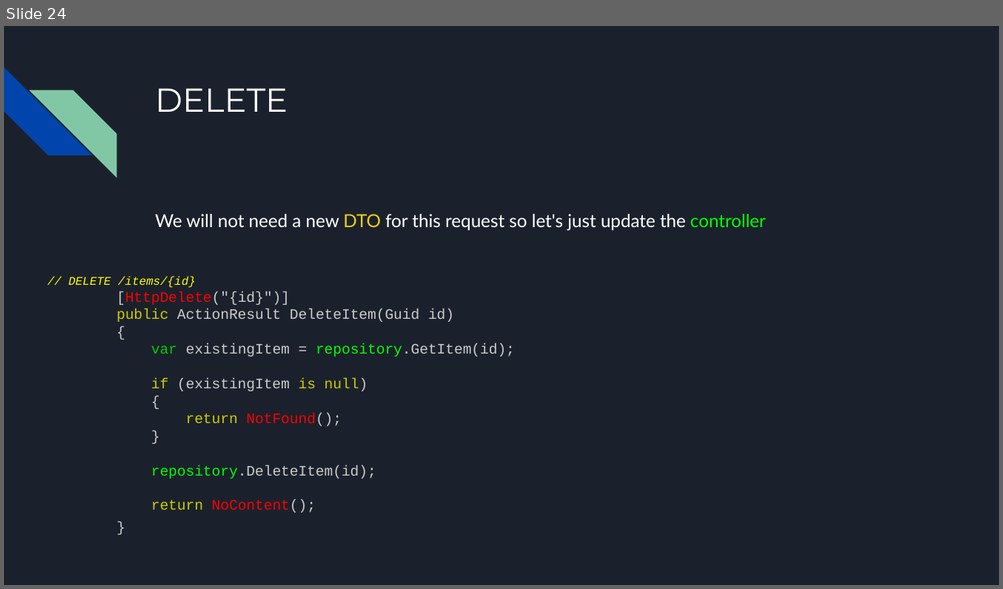
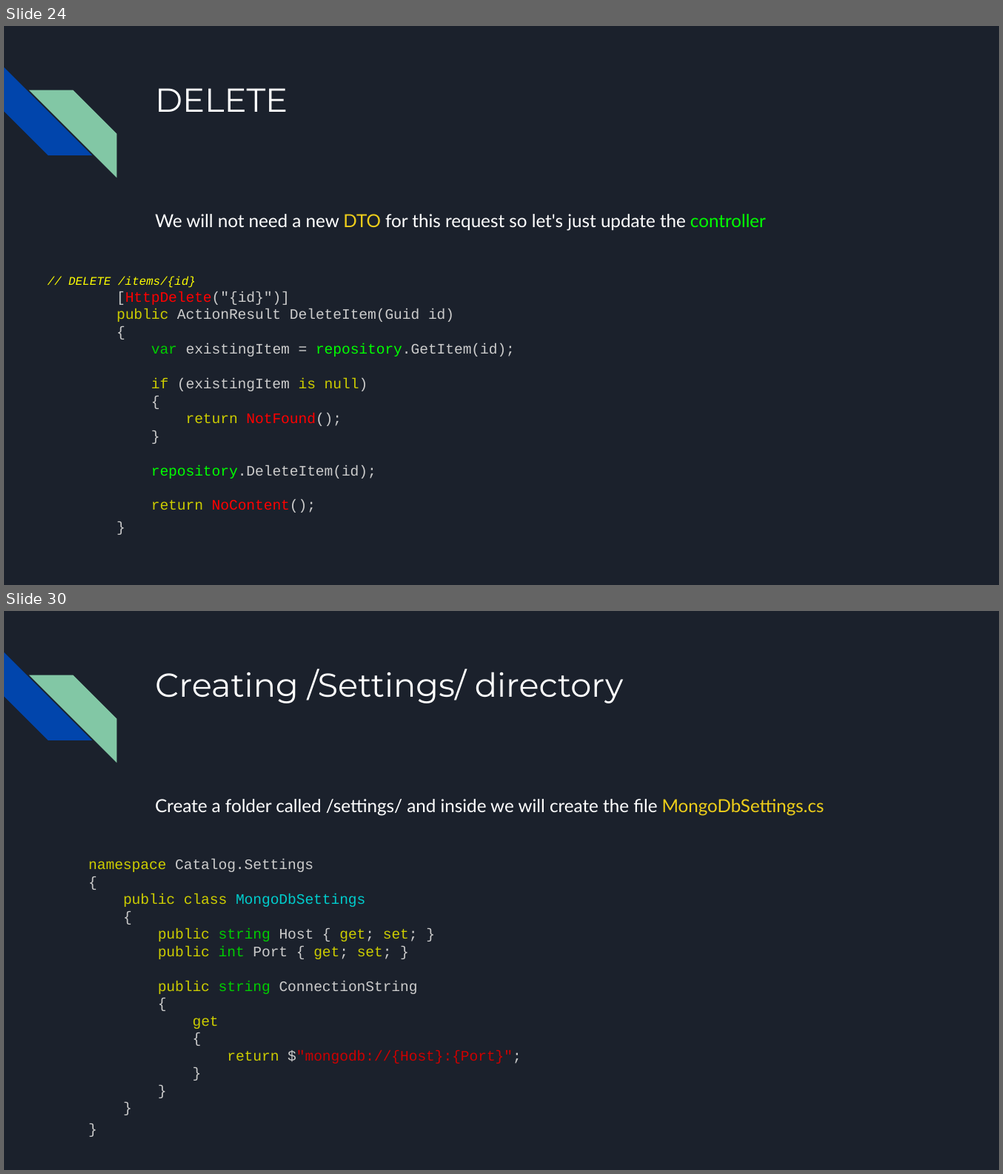
Before and after one commit to kek-Sec/ASP.net-REST-API-GUIDE, a slide deck: ASP.net REST API.pptx. Shown one above the other, each under a label of ours: slide 24 before the commit, slides 24 and 30 after it; the slides between them are not shown. The pictures are 1003x589 and 1003x1174 pixels, drawn with LibreOffice and Linux fonts; fonts in the diff are those of the drawing. Boxes give left, top, right and bottom in pixels: in the first picture for what was removed or moved away, otherwise in the second. Text is boxed around its words. In the diff, an @@ line names an element or a change of style, - is before the commit and + after.

Commit message:
MongoDB and persistance

```diff
--- a/ASP.net REST API.pptx
+++ b/ASP.net REST API.pptx
@@ slide 30 added at (4,611,999,1170), background #1B212C; not listed: 2 template elements that a slide beside it also shows @@
@@ title added at (155,669,623,703), 24 pt, text #FFFFFF @@
+Creating /Settings/ directory
@@ text added at (155,799,824,816), 13 pt, text #FFFFFF @@
+Create a folder called /settings/ and inside we will create the file MongoDbSettings.cs
@@ text added at (88,859,521,1064), 10.5 pt, text #CDCD00 @@
+namespace Catalog.Settings
+{
+public class MongoDbSettings
+{
+public string Host { get; set; }
+public int Port { get; set; }
+public string ConnectionString
+{
+get
+{
+return $"mongodb://{Host}:{Port}";
+}
+}
+}
+}
```
Also in this commit, not shown: 6 other slides added, 1 other file.
